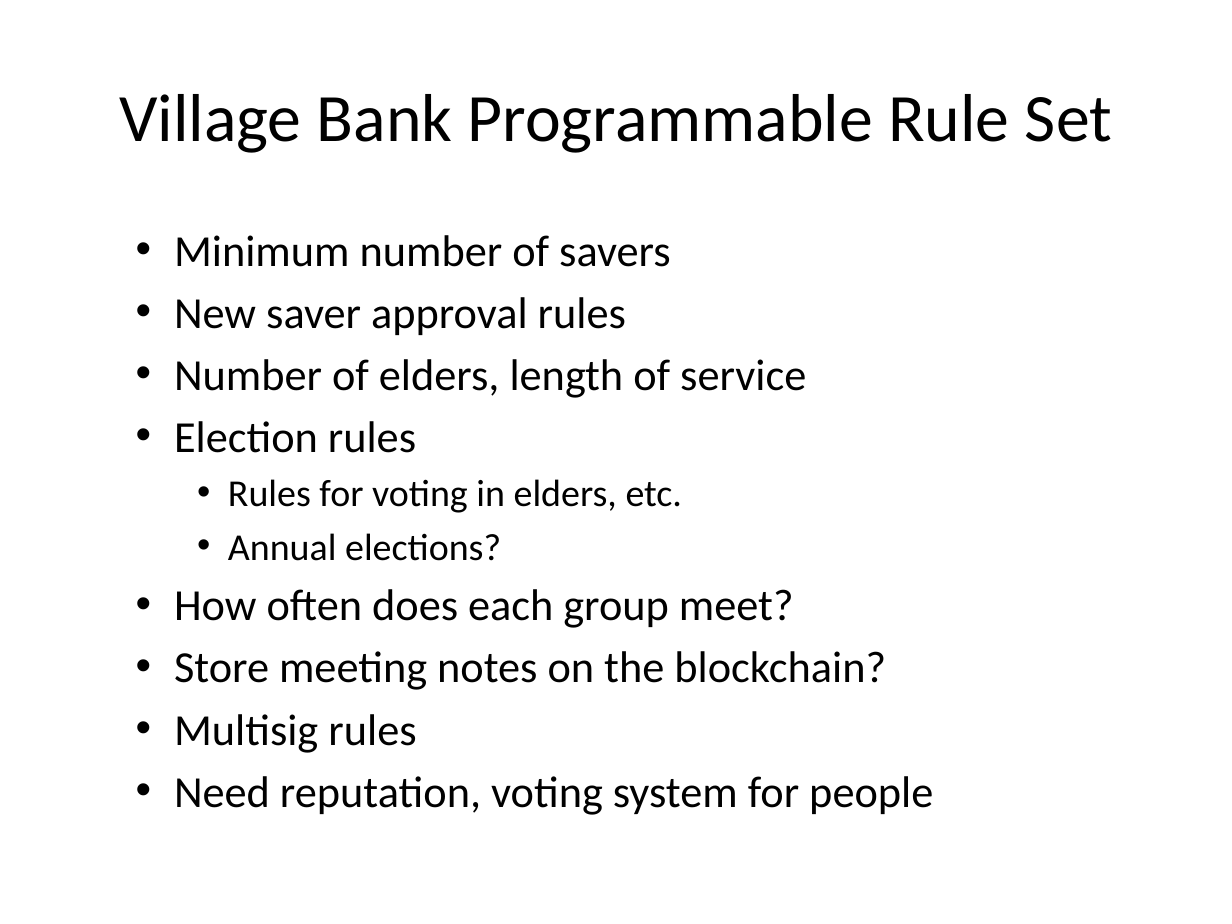
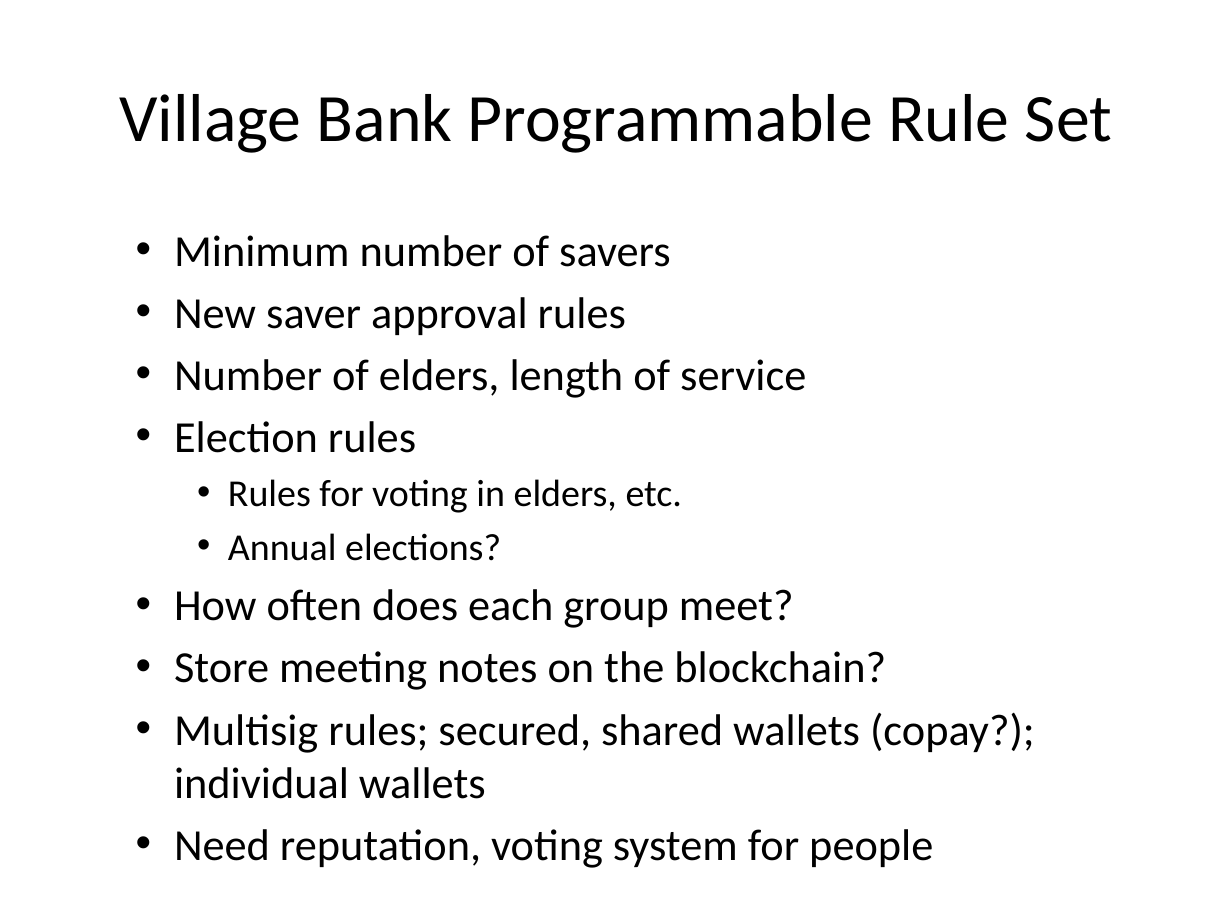
Before and after one commit to huang-pan/village-bank, a slide deck: slide 18 of Village Bank.pptx. Drawn at 1232x924 pixels with LibreOffice and Linux fonts; fonts in the diff are those of the drawing. Boxes give left, top, right and bottom in pixels: in the first picture for what was removed or moved away, otherwise in the second. Text is boxed around its words. In the diff, an @@ line names an element or a change of style, - is before the commit and + after.

```diff
--- a/Village Bank.pptx
+++ b/Village Bank.pptx
@@ text at bbox=[174, 712, 1035, 799]: text changed @@
-  • Multisig rules
+  • Multisig rules; secured, shared wallets (copay?); individual wallets
```
Also in this commit, not shown: 3 other slides changed, 1 other file.
